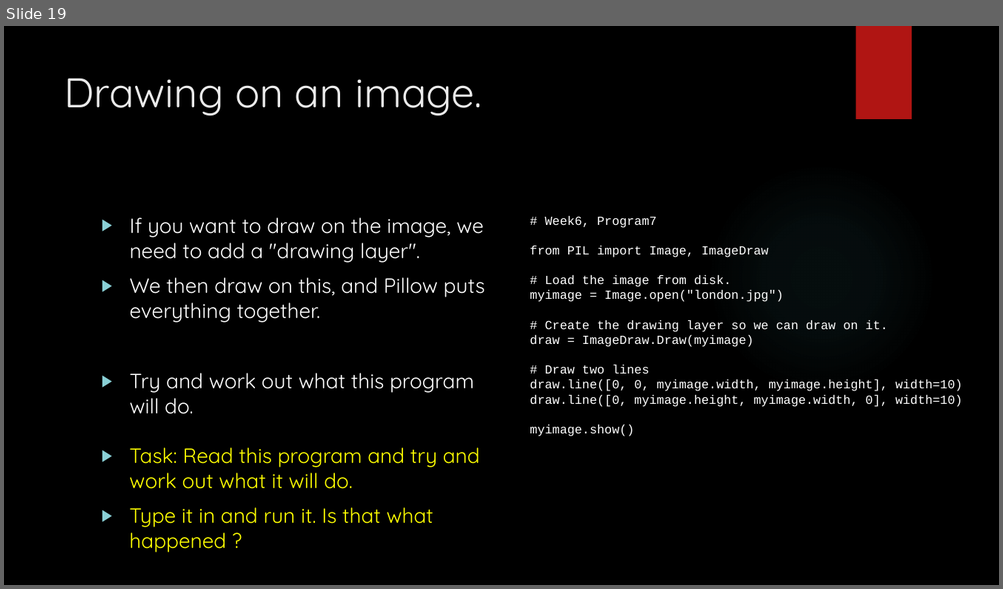
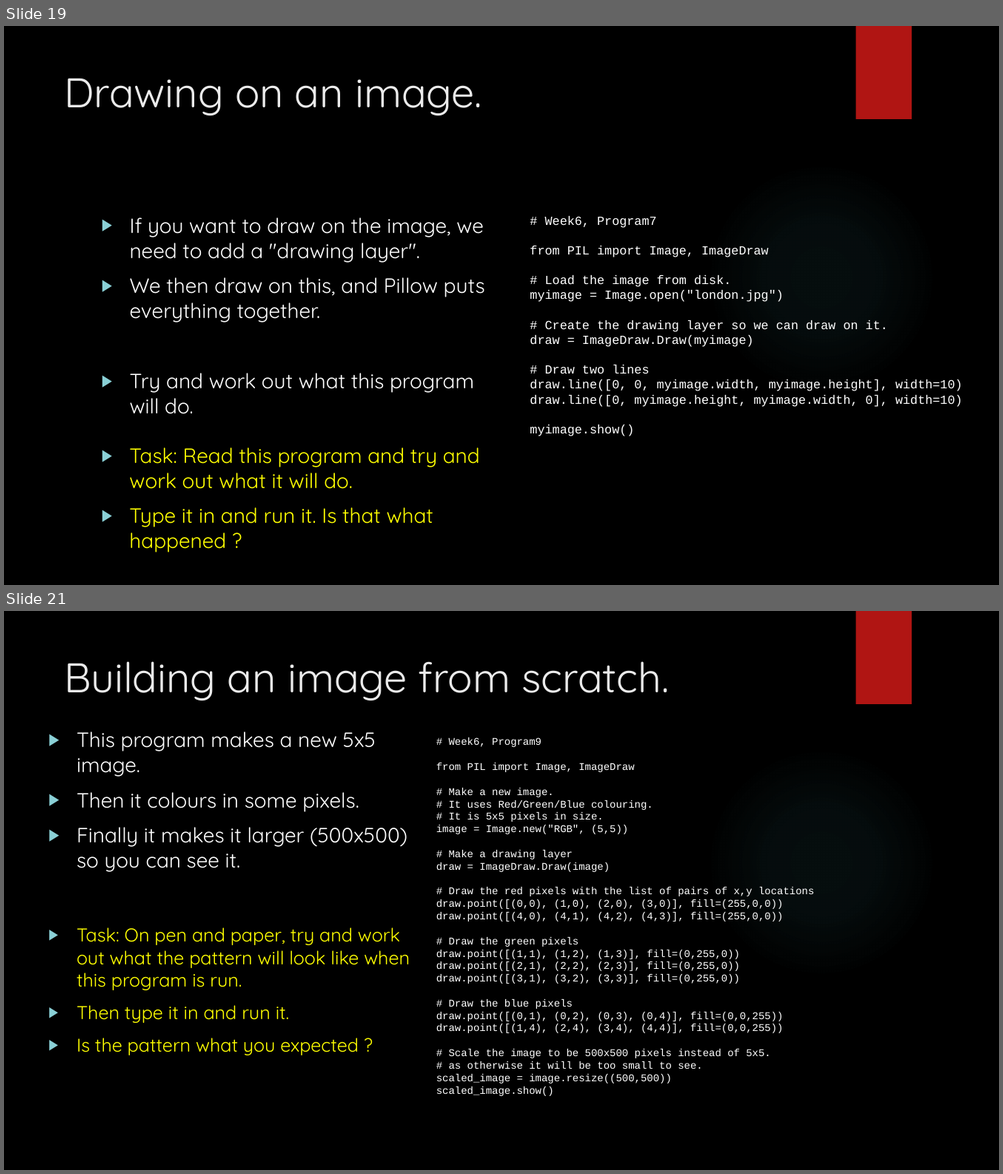
Before and after one commit to davidgroves/DGM_Tutorials, a slide deck: week6/week6.pptx. Shown one above the other, each under a label of ours: slide 19 before the commit, slides 19 and 21 after it; the slides between them are not shown. The pictures are 1003x589 and 1003x1174 pixels, drawn with LibreOffice and Linux fonts; fonts in the diff are those of the drawing; background and template pictures are left out. Boxes give left, top, right and bottom in pixels: in the first picture for what was removed or moved away, otherwise in the second. Text is boxed around its words. In the diff, an @@ line names an element or a change of style, - is before the commit and + after.

Commit message:
Fixed a few things in week6.

```diff
--- a/week6/week6.pptx
+++ b/week6/week6.pptx
@@ slide 21 added at (4, 611, 999, 1170), background picture (left out); not listed: 2 template elements that a slide beside it also shows @@
@@ title added at (64, 661, 669, 701), 40 pt, text #EBEBEB @@
+Building an image from scratch.
@@ text added at (77, 732, 407, 872), 20 pt, text #FFFFFF @@
+▶ This program makes a new 5x5 image.
+▶ Then it colours in some pixels.
+▶ Finally it makes it larger (500x500) so you can see it.
@@ text added at (436, 738, 814, 1096), 10 pt, text #FFFFFF @@
+# Week6, Program9
+from PIL import Image, ImageDraw
+# Make a new image.
+# It uses Red/Green/Blue colouring.
+# It is 5x5 pixels in size.
+image = Image.new("RGB", (5,5))
+# Make a drawing layer
+draw = ImageDraw.Draw(image)
+# Draw the red pixels with the list of pairs of x,y locations
+draw.point([(0,0), (1,0), (2,0), (3,0)], fill=(255,0,0))
+draw.point([(4,0), (4,1), (4,2), (4,3)], fill=(255,0,0))
+# Draw the green pixels
+draw.point([(1,1), (1,2), (1,3)], fill=(0,255,0))
+draw.point([(2,1), (2,2), (2,3)], fill=(0,255,0))
+draw.point([(3,1), (3,2), (3,3)], fill=(0,255,0))
+# Draw the blue pixels
+draw.point([(0,1), (0,2), (0,3), (0,4)], fill=(0,0,255))
+draw.point([(1,4), (2,4), (3,4), (4,4)], fill=(0,0,255))
+# Scale the image to be 500x500 pixels instead of 5x5.
+# as otherwise it will be too small to see.
+scaled_image = image.resize((500,500))
+scaled_image.show()
@@ text added at (77, 928, 410, 1056), 18 pt, text #FFFF00 @@
+▶ Task: On pen and paper, try and work out what the pattern will look like when this program is run.
+▶ Then type it in and run it.
+▶ Is the pattern what you expected ?
```
Also in this commit, not shown: 3 slides changed, 3 other slides added, 2 other files.
